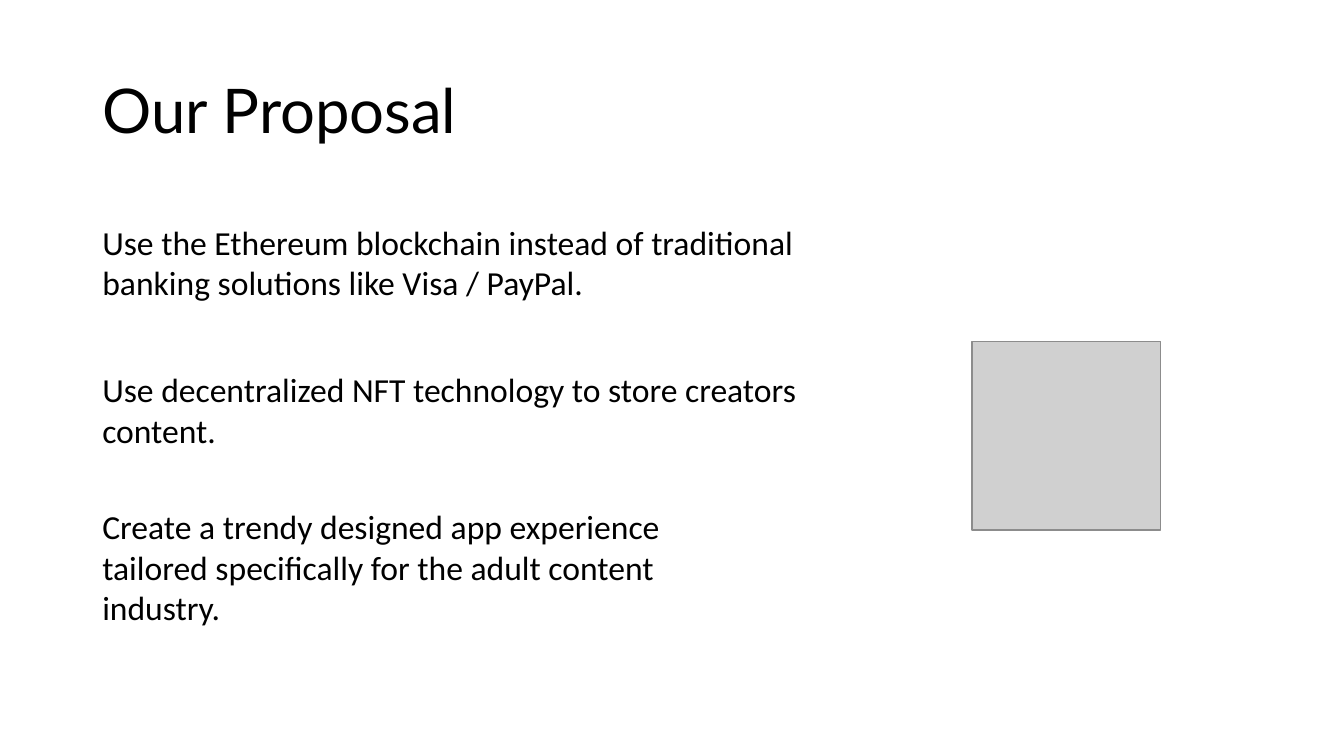
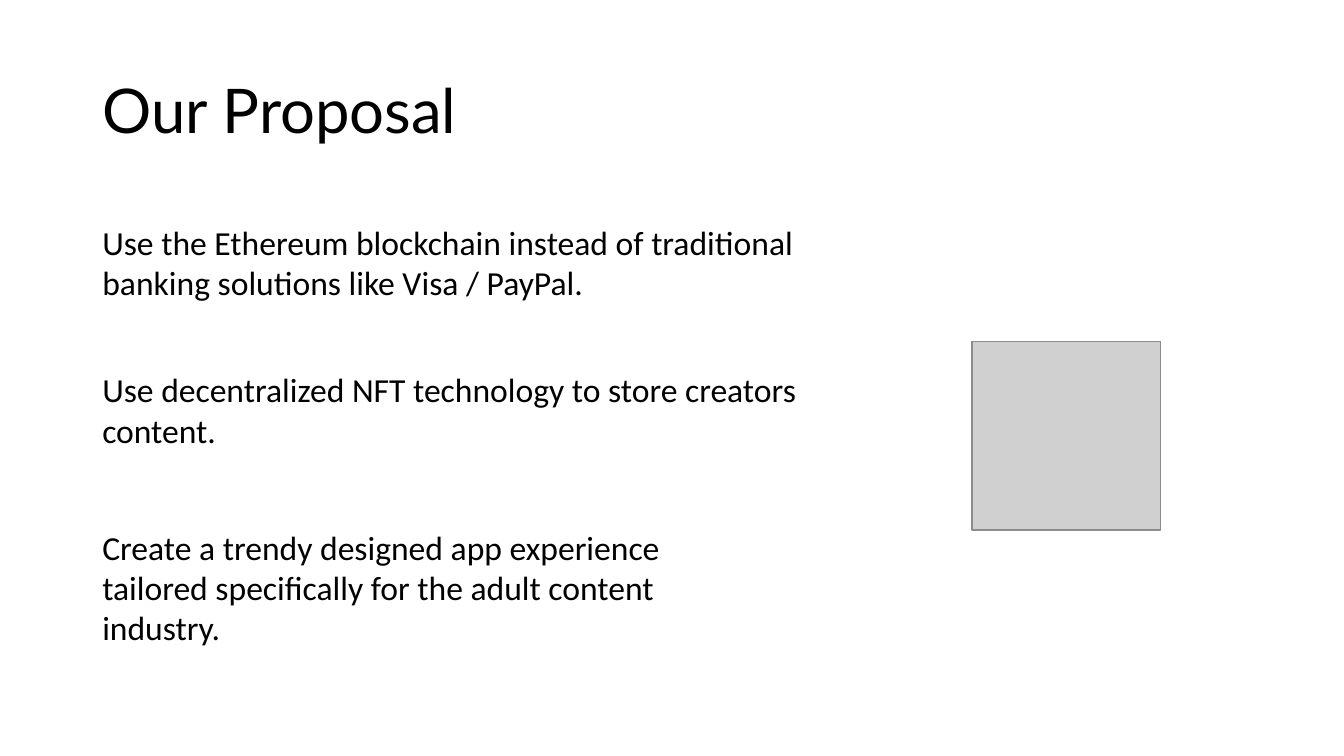
Before and after one commit to own-me/nude-pitch, a slide deck: slide 3 of own-me-pitch.pptx. Drawn at 1344x756 pixels with LibreOffice and Linux fonts; fonts in the diff are those of the drawing; grey boxes stand for pictures. Boxes give left, top, right and bottom in pixels: in the first picture for what was removed or moved away, otherwise in the second. Text is boxed around its words. In the diff, an @@ line names an element or a change of style, - is before the commit and + after.

```diff
--- a/own-me-pitch.pptx
+++ b/own-me-pitch.pptx
@@ text "Create a trendy designed app ...": place and size @@
-text "Create a trendy designed app ..." at (102,515,660,626)
+text "Create a trendy designed app ..." at (102,536,660,646)
```
Also in this commit, not shown: 1 other slide changed, 2 slides added, 1 slide removed.
